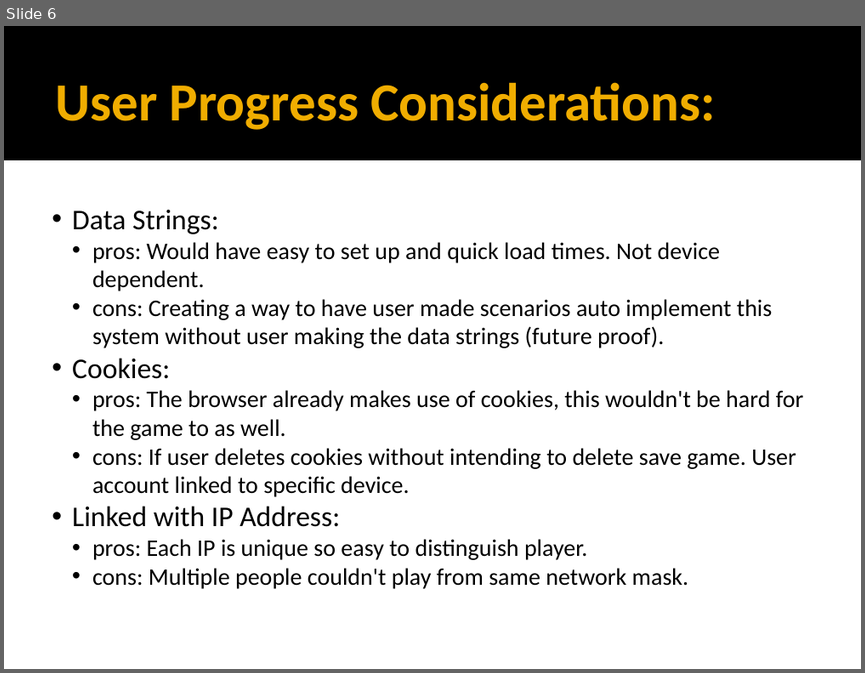
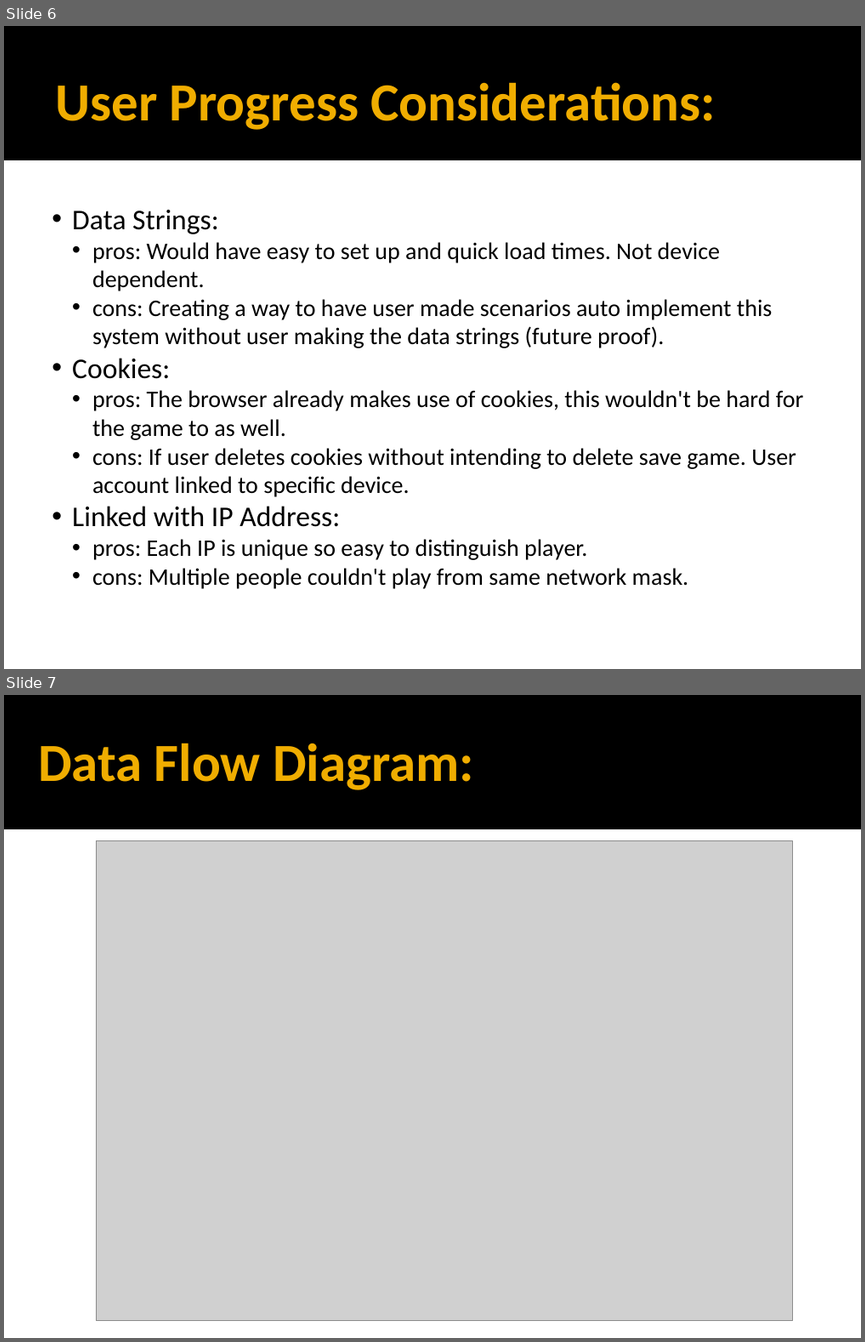
Before and after one commit to GregMartini/pluvali, a slide deck: Documentation/Specifications_PLUVALI_presentation.pptx. Shown one above the other, each under a label of ours: slide 6 before the commit, slides 6 and 7 after it. The pictures are 865x673 and 865x1342 pixels, drawn with LibreOffice and Linux fonts; fonts in the diff are those of the drawing; grey boxes stand for pictures. Boxes give left, top, right and bottom in pixels: in the first picture for what was removed or moved away, otherwise in the second. Text is boxed around its words. In the diff, an @@ line names an element or a change of style, - is before the commit and + after.

Commit message:
Revised Final Documentation, plus spell-checked Specifications and its presentation
This is a better version of the Final Documentation, with more content
and upgrades. I also re-spell checked the Specifications, and improved
the Specifications Presentation.

```diff
--- a/Documentation/Specifications_PLUVALI_presentation.pptx
+++ b/Documentation/Specifications_PLUVALI_presentation.pptx
@@ slide 7 added at [4, 695, 861, 1338], background #FFFFFF; not listed: 1 template element that a slide beside it also shows @@
@@ text added at [38, 743, 474, 790], 45 pt, text #F0AD00, bold @@
+Data Flow Diagram:
@@ picture added at [96, 840, 792, 1321] @@
```
Also in this commit, not shown: 2 other files.
